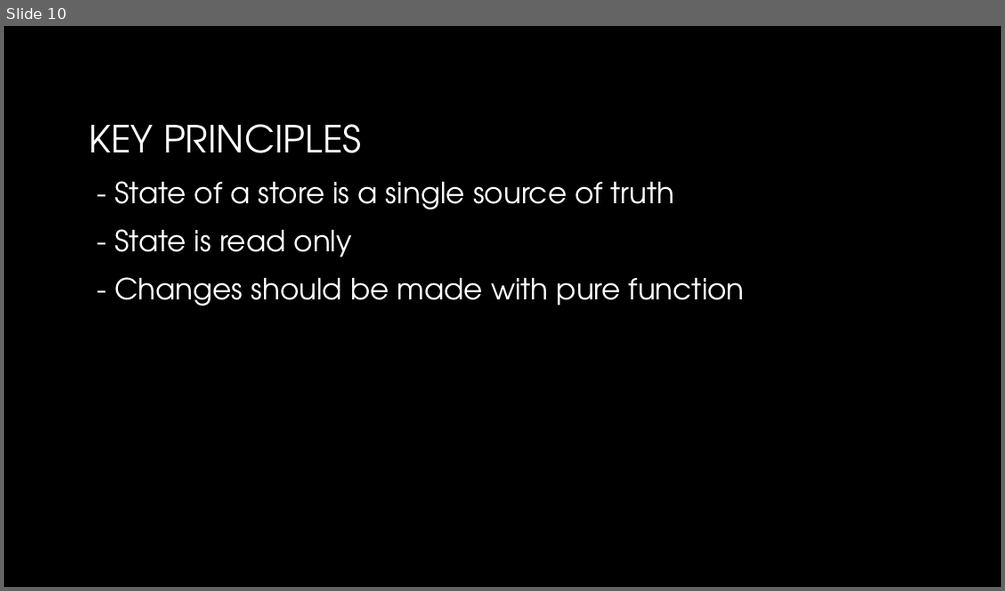
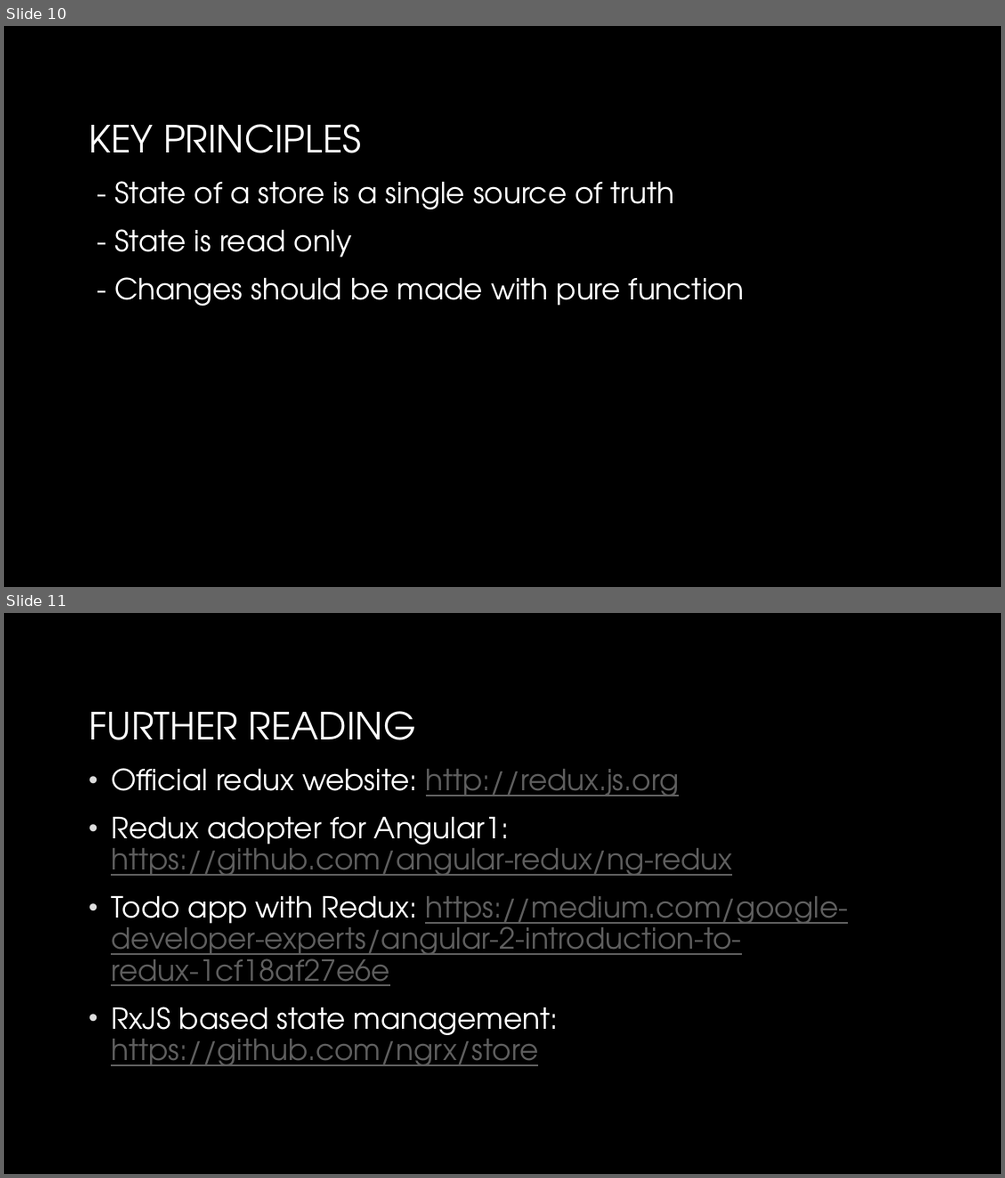
Before and after one commit to Mishurin/frontend-examples, a slide deck: redux/Redux.pptx. Shown one above the other, each under a label of ours: slide 10 before the commit, slides 10 and 11 after it. The pictures are 1005x591 and 1005x1178 pixels, drawn with LibreOffice and Linux fonts; fonts in the diff are those of the drawing; background and template pictures are left out. Boxes give left, top, right and bottom in pixels: in the first picture for what was removed or moved away, otherwise in the second. Text is boxed around its words. In the diff, an @@ line names an element or a change of style, - is before the commit and + after.

```diff
--- a/redux/Redux.pptx
+++ b/redux/Redux.pptx
@@ slide 11 added at [4,613,1001,1174], background picture (left out) @@
@@ title added at [89,711,416,740], 36 pt, text #FFFFFF @@
+FURTHER READING
@@ text added at [111,768,848,1066], 28 pt, text #5F5F5F, underline @@
+• Official redux website: http://redux.js.org
+• Redux adopter for Angular1: https://github.com/angular-redux/ng-redux
+• Todo app with Redux: https://medium.com/google-developer-experts/angular-2-introduction-to-redux-1cf18af27e6e
+• RxJS based state management: https://github.com/ngrx/store
```
Also in this commit, not shown: 2 slides changed, 1 other slide added.
